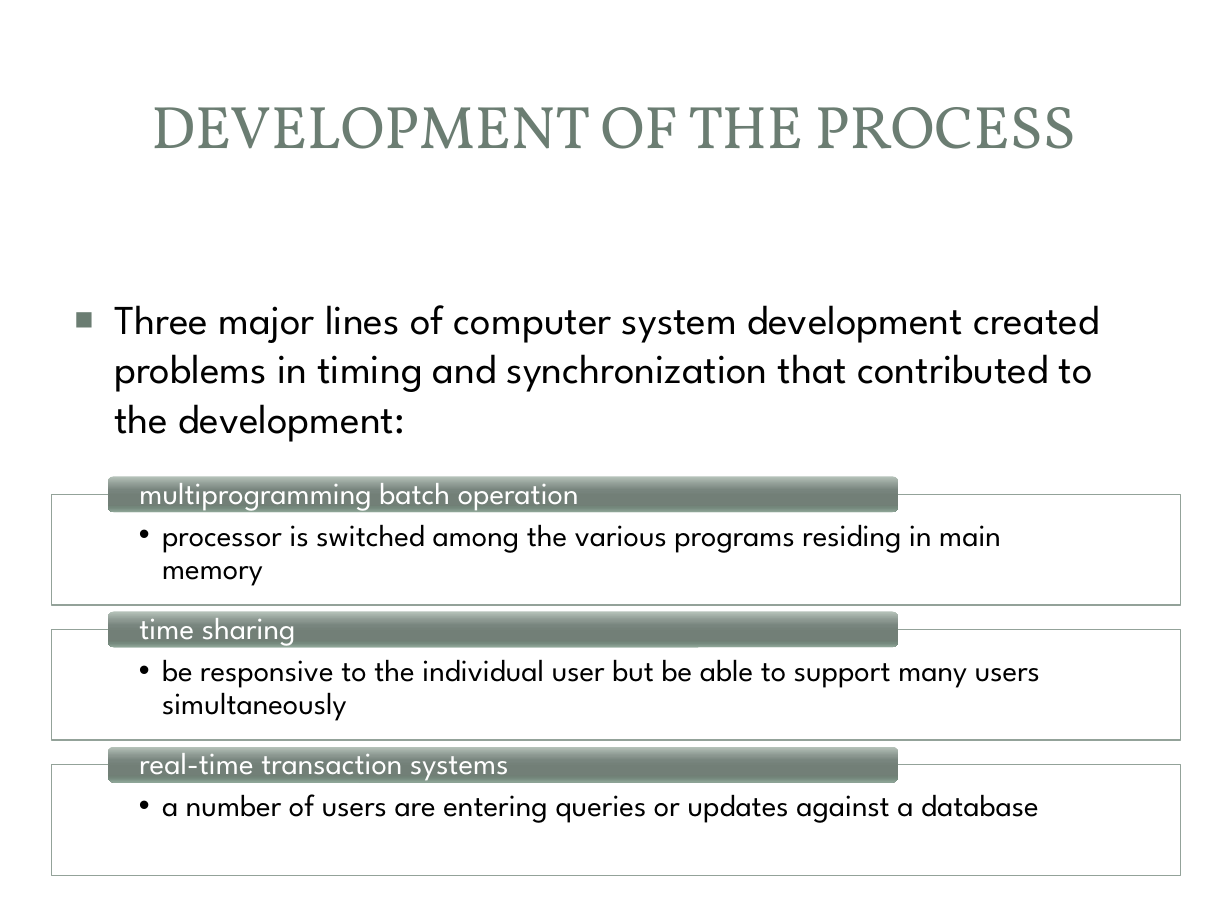
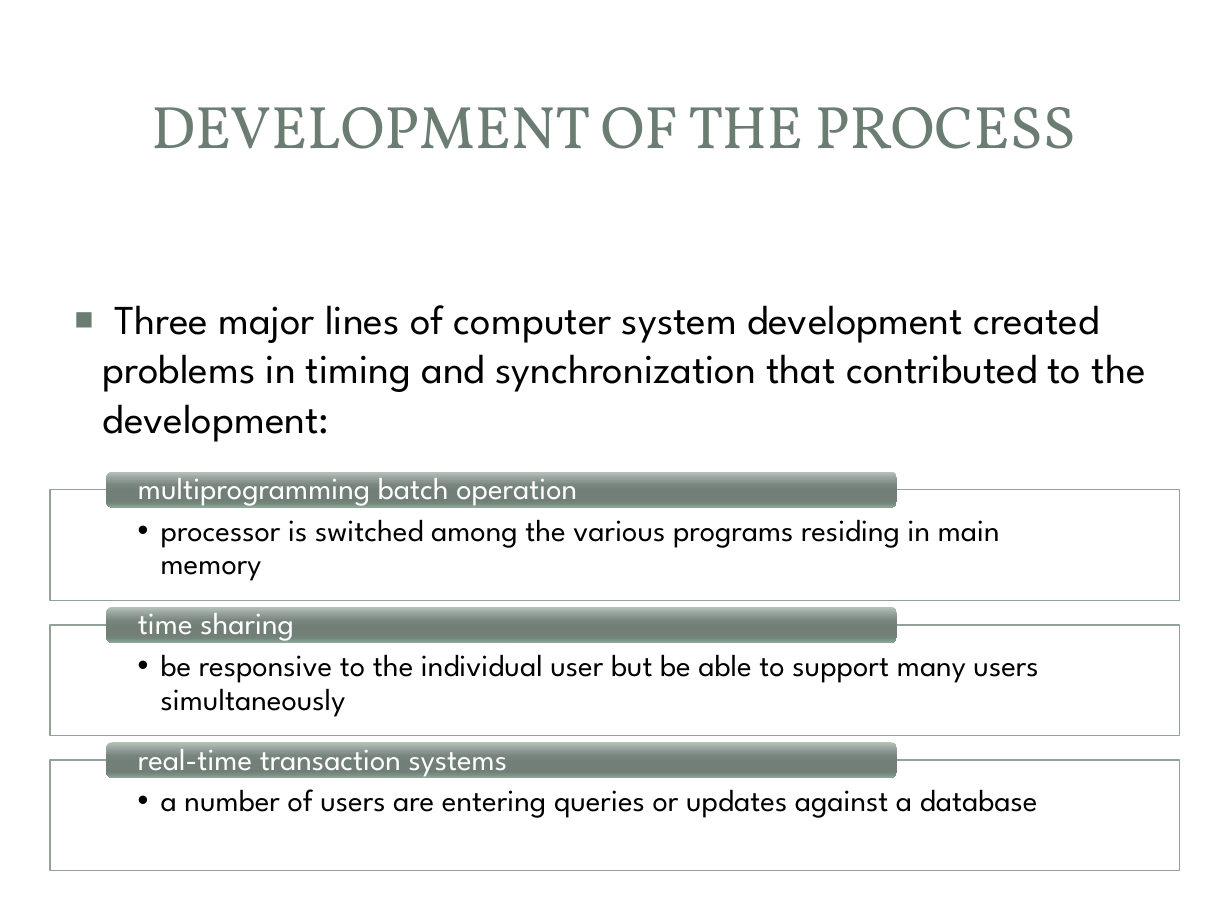
Before and after one commit to rugbyprof/4103-101-IntroOpSys, a slide deck: slide 34 of PowerPoints/Chapter2.pptx. Drawn at 1232x924 pixels with LibreOffice and Linux fonts; fonts in the diff are those of the drawing; background and template pictures are left out. Boxes give left, top, right and bottom in pixels: in the first picture for what was removed or moved away, otherwise in the second. Text is boxed around its words. In the diff, an @@ line names an element or a change of style, - is before the commit and + after.

Commit message:
ppts

```diff
--- a/PowerPoints/Chapter2.pptx
+++ b/PowerPoints/Chapter2.pptx
@@ text at box(103, 305, 1146, 442): text changed @@
-▪ Three major lines of computer system development created
-problems in timing and synchronization that contributed to
-the development:
+▪ Three major lines of computer system development created problems in timing and synchronization that contributed to the development:
@@ 6 texts, 3 rounded rectangles, 3 rectangles: place and size @@
-6 texts, 3 rounded rectangles, 3 rectangles at box(52, 473, 1181, 876)
+6 texts, 3 rounded rectangles, 3 rectangles at box(51, 468, 1180, 871)
```
Also in this commit, not shown: 1 other slide changed, 1 other file.
